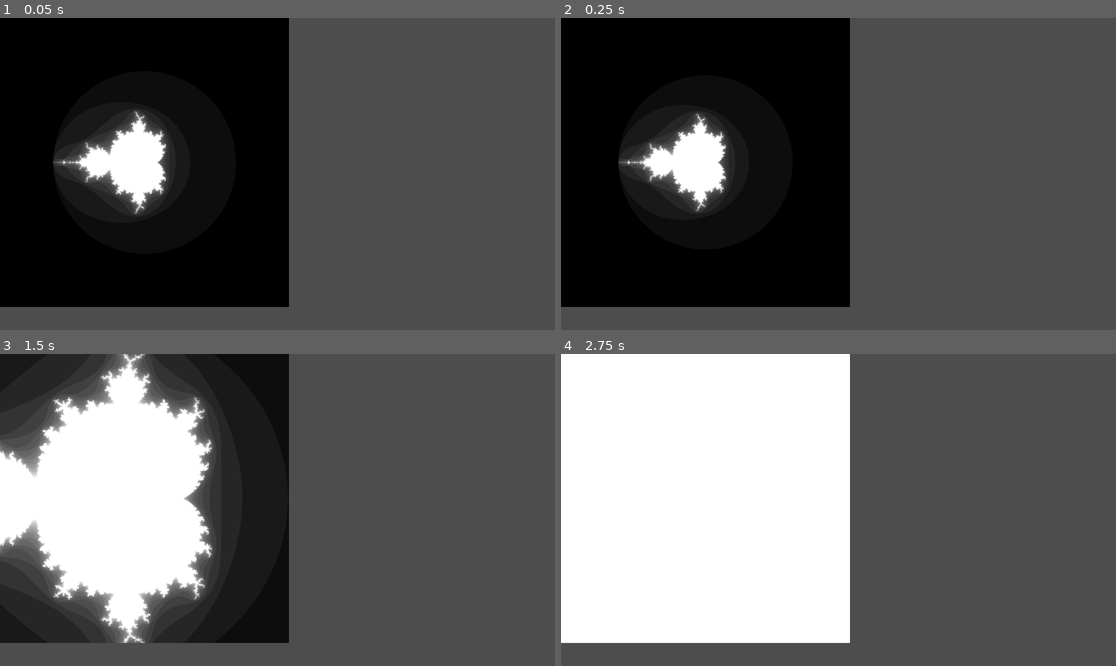
Above: before the commit, frames 1-4 (two rows, left to right).
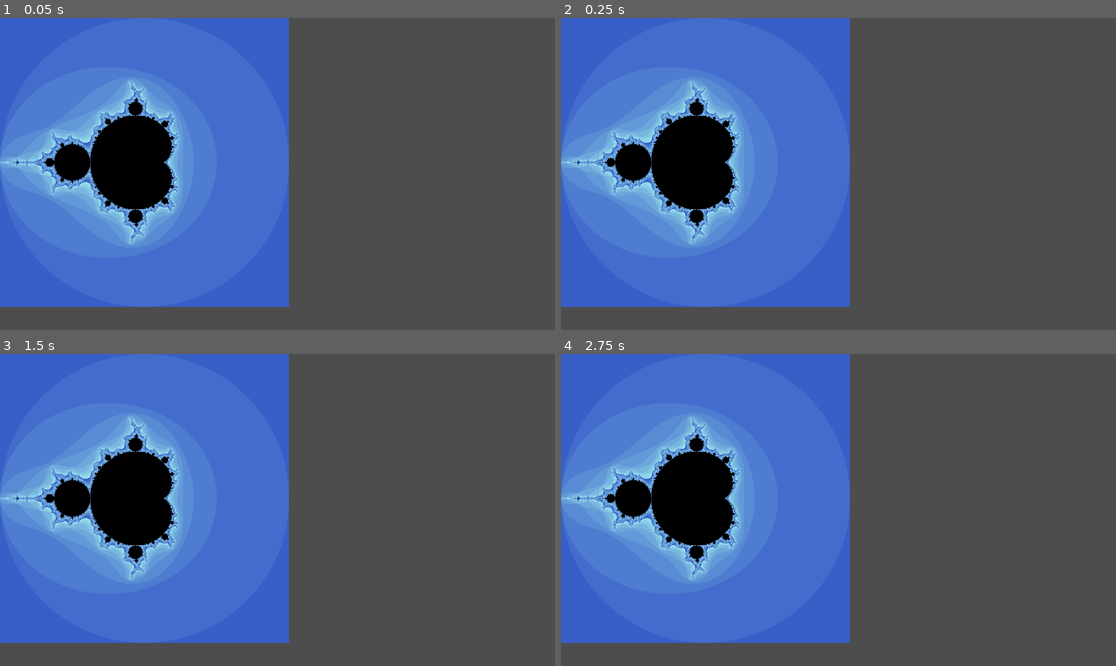
Above: after the commit, the same moments.

Repository: Wo0fle/fractal-designer
Game: Godot game, scene res://scenes/mandelbrot.tscn
Same seed, same stepped clock (60 frames per second), same inputs: the game is played once before the commit and once after it. Before the commit the project has no main scene; this scene is started directly in both runs.
Inputs:
- Up to frame 1 (0.05 s): no input
- Up to frame 2 (0.25 s): no input
- Up to frame 3 (1.5 s): no input
- Up to frame 4 (2.75 s): no input

The runs differ from the first frame. In frame 1, 48% of the frame differs, in the area x 0-53%, y 0-93%; in frame 2, 48%; in frame 3, 48%; in frame 4, 48%.

Commit message:
IT IS NOW A COPY OF SME

Diff:
--- a/project.godot
+++ b/project.godot
@@ -11,8 +11,13 @@
 [application]
 
 config/name="fractalscape"
+run/main_scene="res://scenes/mandelbrot.tscn"
 config/features=PackedStringArray("4.0", "GL Compatibility")
 config/icon="res://icon.svg"
+
+[display]
+
+window/size/mode=2
 
 [rendering]
 
--- a/scenes/mandelbrot.gd
+++ b/scenes/mandelbrot.gd
@@ -1,15 +1,16 @@
 extends Node2D
 
 
-var time = 0.0
-var power = 0.1
+#var time = 0.0
+#var power = 0.1
 @onready var color_rect = $ColorRect
 
-var initial_zoom = 4.0
+#var initial_zoom = 4.0
 
 # Called every frame. 'delta' is the elapsed time since the previous frame.
 func _process(delta):
-	time += delta
-	power += delta + 0.001
-	var zoom = initial_zoom / pow(time, power)
-	color_rect.get_material().set_shader_parameter("zoom", zoom)
+	pass
+#	time += delta
+#	power += delta + 0.001
+#	var zoom = initial_zoom / pow(time, power)
+#	color_rect.get_material().set_shader_parameter("zoom", zoom)
--- a/scenes/mandelbrot.tscn
+++ b/scenes/mandelbrot.tscn
@@ -5,12 +5,15 @@
 
 [sub_resource type="ShaderMaterial" id="ShaderMaterial_ycy42"]
 shader = ExtResource("1_ghugf")
+shader_parameter/initial_z = Vector2(0, 0)
+shader_parameter/exponent = 2.0
 shader_parameter/zoom = 4.0
 shader_parameter/center_x = 0.0
 shader_parameter/center_y = 0.0
-shader_parameter/max_iterations = 20
-shader_parameter/far_color = Vector3(0, 0, 0)
-shader_parameter/close_color = Vector3(0, 73, 255)
+shader_parameter/max_iterations = 500
+shader_parameter/far_color = Vector3(56, 95, 200)
+shader_parameter/close_color = Vector3(162, 240, 240)
+shader_parameter/amount_of_colors = 10
 
 [node name="mandelbrot" type="Node2D"]
 script = ExtResource("1_ddj44")
--- a/shaders/mandelbrot.gdshader
+++ b/shaders/mandelbrot.gdshader
@@ -1,30 +1,51 @@
 shader_type canvas_item;
+
+uniform vec2 initial_z = vec2(0.0);
+uniform float exponent = 2.0;
 
 uniform float zoom = 4.0;
 uniform float center_x = 0.0;
 uniform float center_y = 0.0;
-uniform int max_iterations = 20;
-uniform vec3 far_color = vec3(0.0, 0.0, 0.0);
-uniform vec3 close_color = vec3(0.0, 73.0, 255.0);
+
+uniform int max_iterations = 500;
+
+uniform vec3 far_color = vec3(56, 95, 200);
+uniform vec3 close_color = vec3(162, 240, 240);
+uniform int amount_of_colors = 10;
+
+
+vec3 color_getter(int cur_iteration) {
+	vec3 far = far_color/255.0;
+	vec3 close = close_color/255.0;
+
+	vec3 color_difference = (close - far)/float(amount_of_colors);
+	vec3 cur_color = far;
+
+	cur_color += color_difference*float(cur_iteration % amount_of_colors);
+
+	return cur_color;
+}
 
 void fragment() {
 	vec2 uv = UV - 0.5;
-	vec2 z = vec2(0.0);
 	vec2 c = uv * zoom + vec2(center_x, -center_y);
 
-	float iterations = 0.0;
+	vec2 z = vec2(initial_z.x, -initial_z.y);
+
+	int iterations = 0;
 
 	for (int i = 0; i < max_iterations; i++) {
-		z = vec2(z.x * z.x - z.y * z.y, 2.0 * z.x * z.y) + c;
+		z = vec2(pow(pow(z.x,2.0)+pow(z.y,2.0), exponent/2.0)*cos(exponent*atan(z.y,z.x)), pow(pow(z.x,2.0)+pow(z.y,2.0), exponent/2.0)*sin(exponent*atan(z.y,z.x))) + c;
+
 		if (length(z) > 2.0) {
 			break;
 		}
 		iterations++;
 	}
 
-	// create an array of colors from far_color to close_color
-	// set the color of the current point to the "iterations % color_array.length"nth element of color_array
-
-	float iteration_ratio = iterations / float(max_iterations);
-	COLOR = vec4(iteration_ratio, iteration_ratio, iteration_ratio, 1.0);
+	if (iterations == max_iterations) {
+		COLOR = vec4(0,0,0,1);
+	} else {
+		COLOR = vec4(color_getter(iterations), 1.0);
+	}
 }
